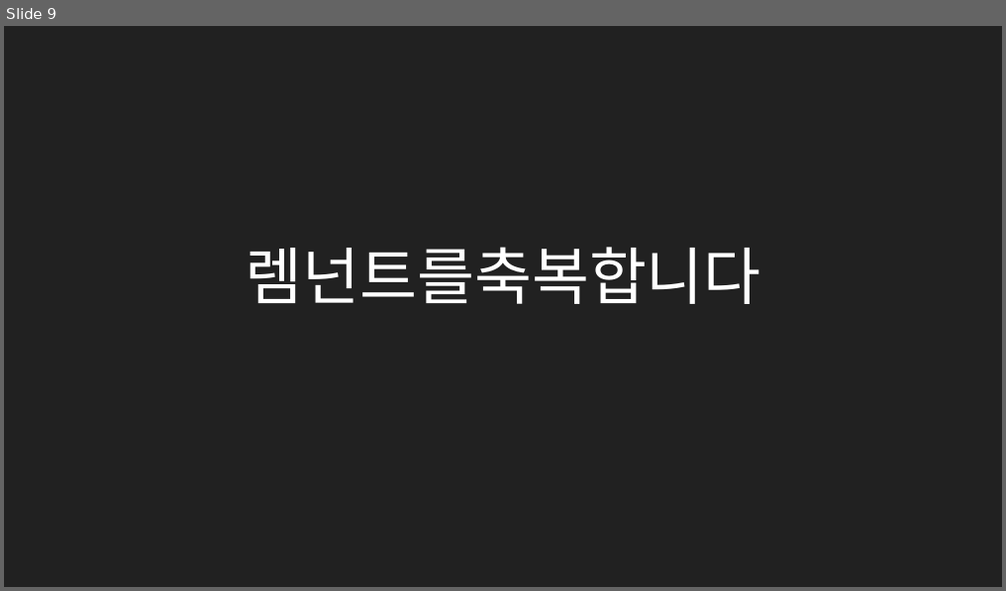
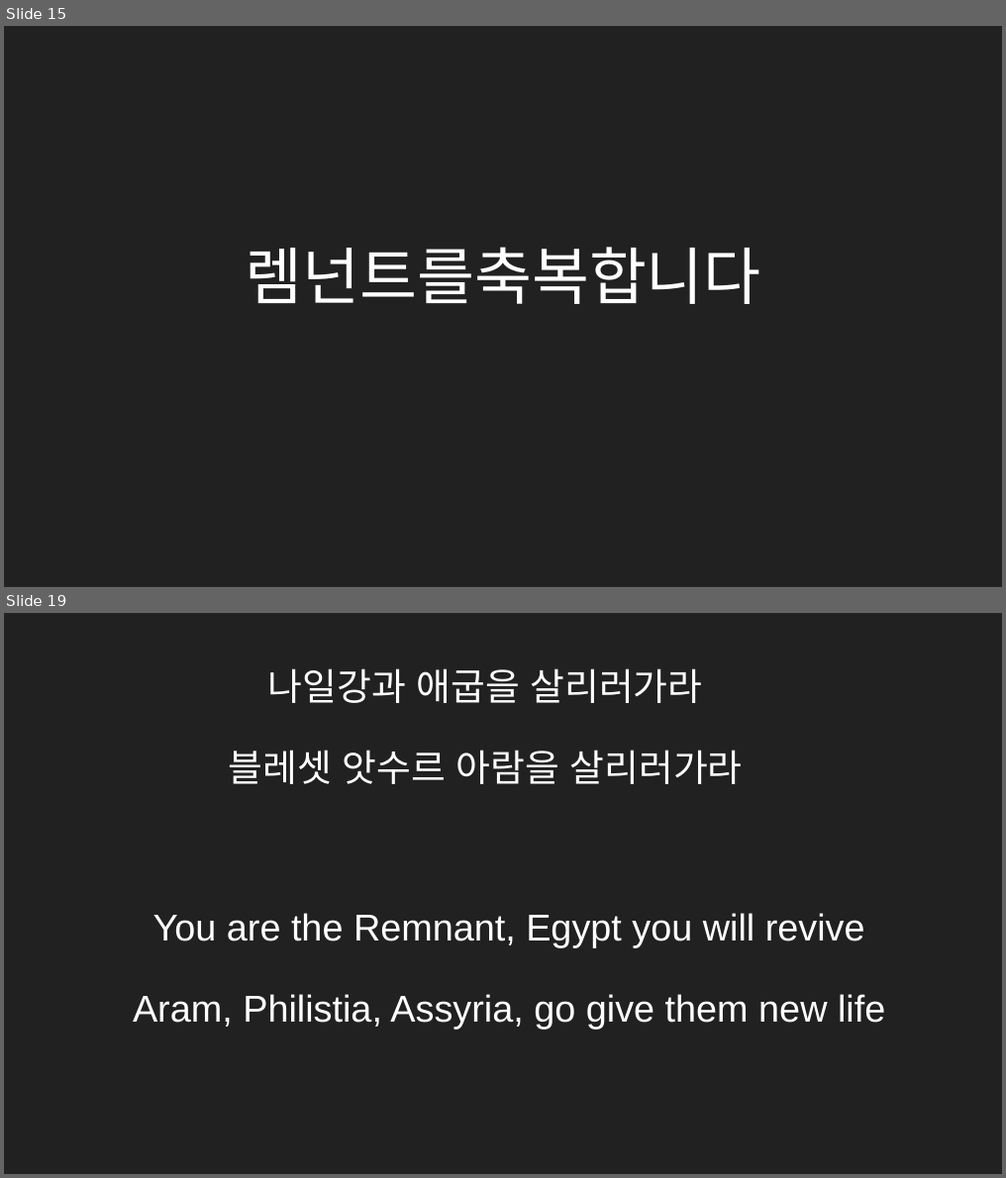
Before and after one commit to MiniMinja/ForSunday, a slide deck: postwor.pptx. Shown one above the other, each under a label of ours: slide 9 before the commit, slides 15 and 19 after it; the slides between them are not shown. The pictures are 1006x591 and 1006x1178 pixels, drawn with LibreOffice and Linux fonts; fonts in the diff are those of the drawing. Boxes give left, top, right and bottom in pixels: in the first picture for what was removed or moved away, otherwise in the second. Text is boxed around its words. In the diff, an @@ line names an element or a change of style, - is before the commit and + after.

```diff
--- a/postwor.pptx
+++ b/postwor.pptx
@@ slide 19 added at (4,613,1002,1174), background #212121 @@
@@ text added at (229,668,743,784), 27 pt, text #FFFFFF @@
+나일강과 애굽을 살리러가라
+블레셋 앗수르 아람을 살리러가라
@@ text added at (133,913,885,1030), 27 pt, text #FFFFFF @@
+You are the Remnant, Egypt you will revive
+Aram, Philistia, Assyria, go give them new life
@@ what was slide 9 is now slide 15 @@
```
Also in this commit, not shown: 1 slide changed, 22 other slides added, 11 slides removed.
